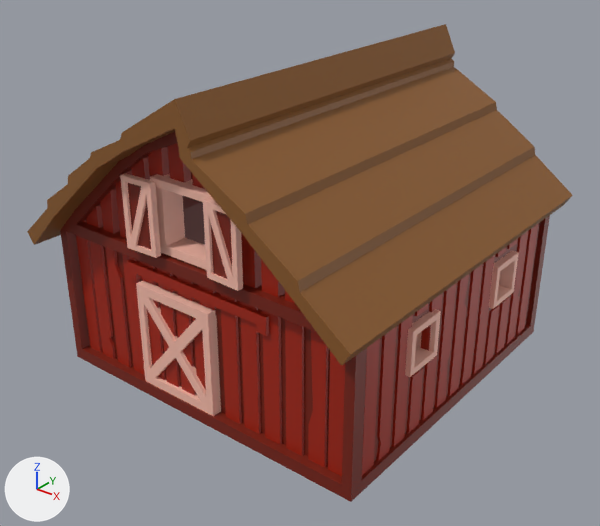
A saved change to the Blender file Assets/MobileFarming.blend.
Camera for both pictures: a camera (50 mm lens) standing at (7.49, -9.69, 7.46) and looking at (0.07, -0.41, 1.71). The lights are fixed; the arrows at lower left show +X, +Y and +Z. The same objects are shown in both versions, whatever each file hides.

Names of what the first picture shows: 'SmallBarn_Window2_', 'SmallBarn_Window_', 'Small_Barn_Cube.013', 'Small_Barn_Door_Cube.008'.
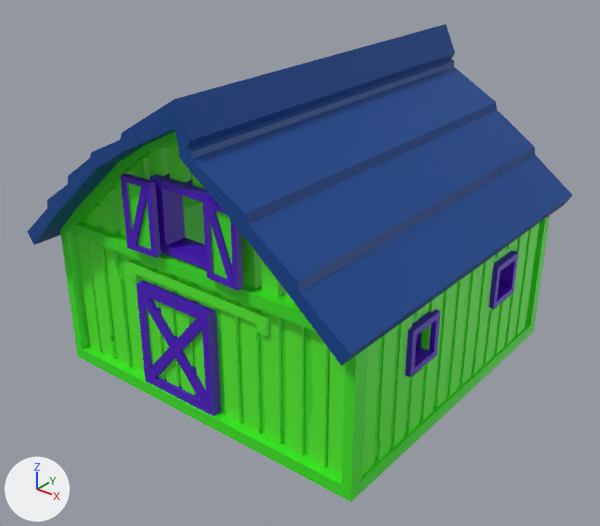
Where the change shows, as pixel boxes [x1, y1, x2, y2] in the pictures (600 x 526 px):
'Small_Barn_Cube.013', surface changed
    both: [27, 24, 573, 502]
'Small_Barn_Door_Cube.008', surface changed
    both: [136, 280, 221, 416]
'SmallBarn_Window_', surface changed
    both: [203, 198, 243, 291]
'SmallBarn_Window2_', surface changed
    both: [120, 173, 161, 258]

What changed in the scene script:
```text
Add img_imphenziapalette02_albedo_png_001:
    img_imphenziapalette02_albedo_png_001 = load_image('ImphenziaPalette02-Albedo.png.001', 'Mobile Farmer/Materials/ImphenziaPalette02-Albedo.png', 512, 512, 'sRGB')
Add img_imphenziapalette01_256_gradientx4_emission_png:
    img_imphenziapalette01_256_gradientx4_emission_png = load_image('ImphenziaPalette01-256-GradientX4-Emission.png', 'Mobile Farmer/Materials/ImphenziaPalette01-256-GradientX4-Emission.png', 512, 512, 'sRGB')
Change mat_material:
    add n1 = _N.new('ShaderNodeOutputMaterial'); n1.name = 'Material Output'
    remove n1 = _N.new('ShaderNodeOutputMaterial'); n1.name = 'Material Output'
    remove n2 = _N.new('ShaderNodeTexImage'); n2.name = 'Image Texture.001'
    remove n2.image = img_imphenziapixpal_emission_png
    where n3 = _N.new('ShaderNodeTexImage'); n3.name = 'Image Texture'
    n3.image: img_imphenziapixpal_basecolor_png -> img_imphenziapalette01_256_gradientx4_emission_png
    add n4 = _N.new('ShaderNodeTexImage'); n4.name = 'Image Texture.002'
    add n4.image = img_imphenziapalette02_albedo_png_001
    where n0 = _N.new('ShaderNodeBsdfPrincipled'); n0.name = 'Principled BSDF'
    remove _L.new(n3.outputs[0], n0.inputs[0])  # 'Color' to 'Base Color'
    remove _L.new(n2.outputs[0], n0.inputs[27])  # 'Color' to 'Emission Color'
    add _L.new(n4.outputs[0], n0.inputs[0])  # 'Color' to 'Base Color'
    add _L.new(n3.outputs[0], n0.inputs[27])  # 'Color' to 'Emission Color'
```
